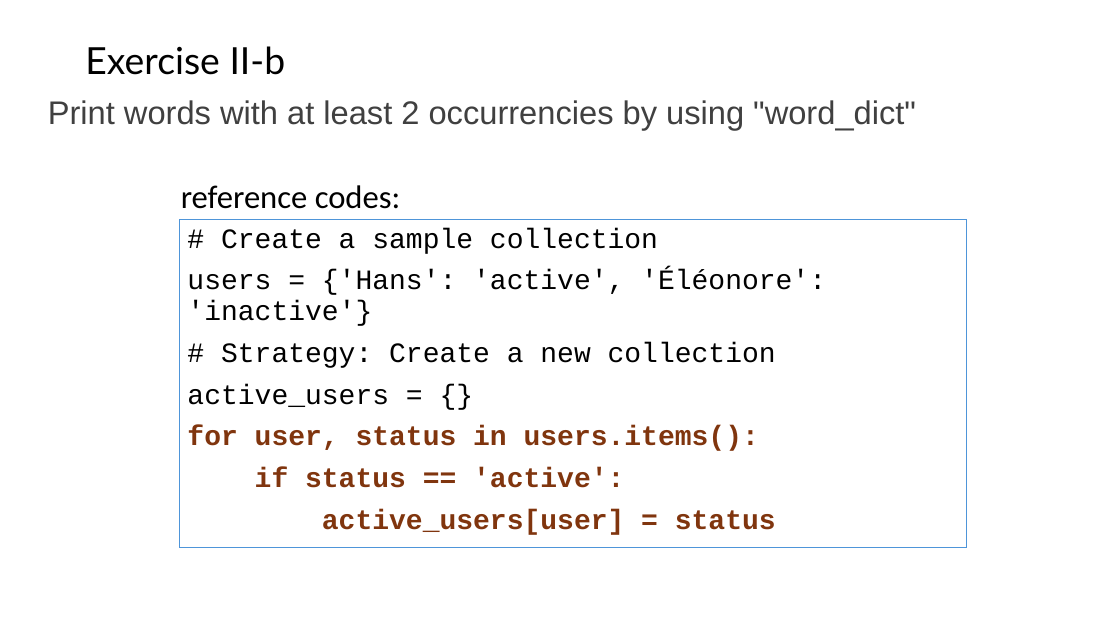
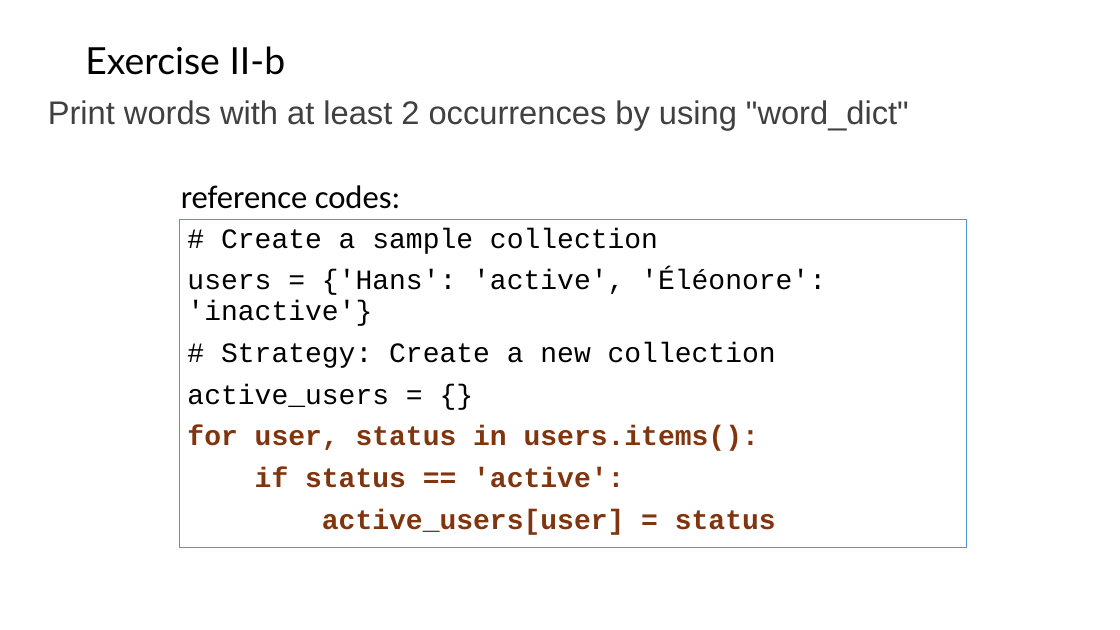
Before and after one commit to liu3zhenlab/teaching, a slide deck: slide 22 of PLPTH813Bioinformatis/2025/1_lecture/lecture16_Python.pptx. Drawn at 1120x630 pixels with LibreOffice and Linux fonts; fonts in the diff are those of the drawing. Boxes give left, top, right and bottom in pixels: in the first picture for what was removed or moved away, otherwise in the second. Text is boxed around its words. In the diff, an @@ line names an element or a change of style, - is before the commit and + after.

```diff
--- a/PLPTH813Bioinformatis/2025/1_lecture/lecture16_Python.pptx
+++ b/PLPTH813Bioinformatis/2025/1_lecture/lecture16_Python.pptx
@@ text at [48, 100, 909, 130]: text changed @@
-Print words with at least 2 occurrencies by using "word_dict"
+Print words with at least 2 occurrences by using "word_dict"
```
Also in this commit, not shown: 1 other file.
